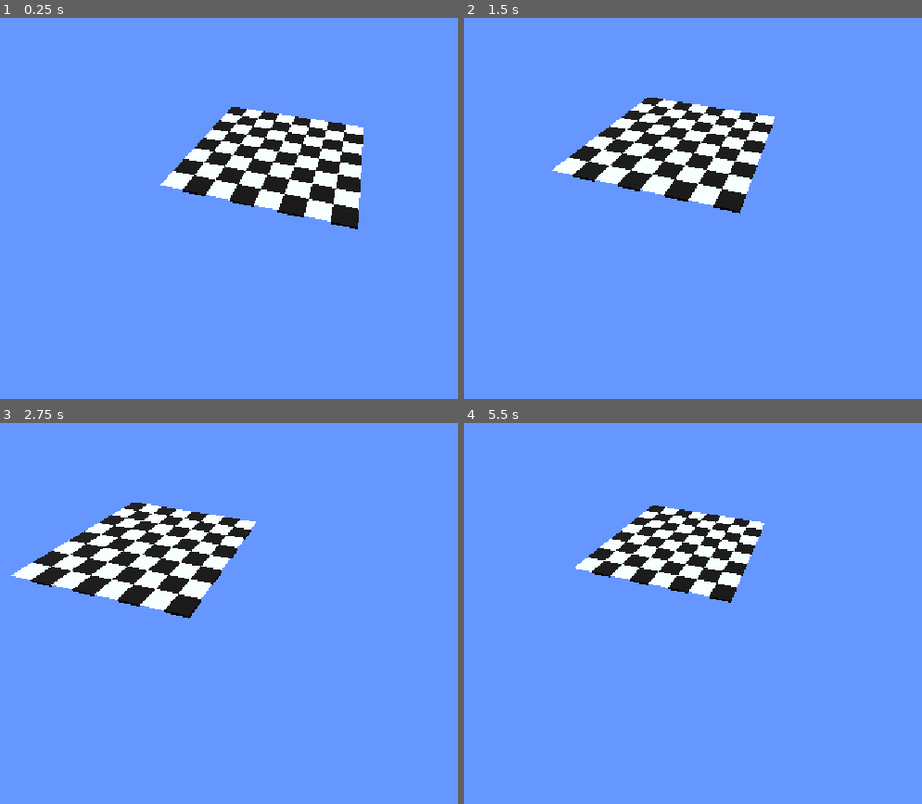
Above: before the commit, frames 1-4 (two rows, left to right).
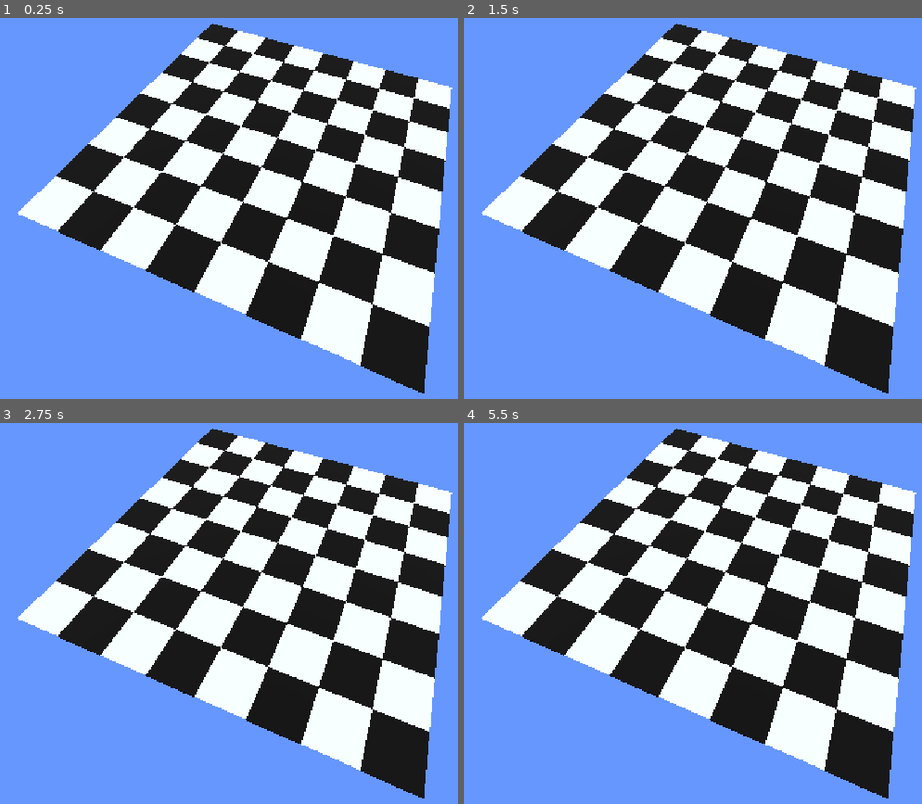
Above: after the commit, the same moments.

Repository: vbettaque/chess-dollar-sign
Game: Godot game, scene res://main.tscn
Same seed, same stepped clock (60 frames per second), same inputs: the game is played once before the commit and once after it. The project has no main scene, so this scene is started directly.
Inputs (mouse positions are in pixels of both pictures, inside the frame that each line leads up to):
- Up to frame 1 (0.25 s): no input
- Up to frame 2 (1.5 s): tap Enter at 0.5 s; move the mouse to (903, 178) at 0.52 s; hold D 0.53-1.25 s; tap Q at 0.6 s; click (903, 178) at 0.67 s; drag from (592, 219) to (702, 284) at 1.27 s
- Up to frame 3 (2.75 s): tap Space at 2 s; move the mouse to (352, 514) at 2.02 s; hold D from 2.03 s (still down); tap Shift at 2.1 s
- Up to frame 4 (5.5 s): release D at 2.75 s; drag from (702, 689) to (518, 541) at 2.77 s; tap Enter at 3.5 s; move the mouse to (outside the picture) at 3.52 s; hold A 3.53-4.25 s; tap Q at 3.6 s; drag from (518, 541) to (628, 499) at 4.27 s; tap Space at 5 s; move the mouse to (775, 605) at 5.02 s; hold S from 5.03 s (still down); tap Shift at 5.1 s; click (775, 605) at 5.17 s

The runs differ from the first frame. In frame 1, 49% of the frame differs, in the area x 3-99%, y 1-99%; in frame 2, 49%; in frame 3, 51%, in the area x 2-99%, y 1-99%; in frame 4, 51%.

Commit message:
Updated chess tiles

Diff:
--- a/chess_board.gd
+++ b/chess_board.gd
@@ -20,10 +20,8 @@
 			add_child(tile)
 
 			if (i + j) % 2 == 0:
-				print(i, " ", j, ": white")
 				tile.type = ChessTile.TileType.WHITE
 			else:
-				print(i, " ", j, ": black")
 				tile.type = ChessTile.TileType.BLACK
 
 			tile.position = Vector3(x, 0, z)
--- a/main.tscn
+++ b/main.tscn
@@ -1,7 +1,6 @@
 [gd_scene format=3 uid="uid://b3pc6rejvbg2r"]
 
 [ext_resource type="Script" uid="uid://bum2vkdwwojkg" path="res://chess_board.gd" id="1_ig7tw"]
-[ext_resource type="Script" uid="uid://ddql2mpx5y65x" path="res://free_look_camera.gd" id="2_0xm2m"]
 
 [sub_resource type="ProceduralSkyMaterial" id="ProceduralSkyMaterial_7dm0k"]
 sky_top_color = Color(0.38431373, 0.45490196, 0.9137255, 1)
@@ -22,8 +21,7 @@
 [node name="CameraRig" type="Node3D" parent="." unique_id=1700801412]
 
 [node name="Camera3D" type="Camera3D" parent="CameraRig" unique_id=1464278010]
-transform = Transform3D(0.96636605, -0.20279145, 0.15815274, 0.043101143, 0.7339877, 0.67779374, -0.25353295, -0.6481803, 0.7180413, 2.4839797, 7.373123, 11.195513)
-script = ExtResource("2_0xm2m")
+transform = Transform3D(0.9281864, -0.33840477, 0.15476495, 0.0431011, 0.510876, 0.8585732, -0.36961097, -0.79024535, 0.48877382, 1.5354751, 5.0649104, 4.525994)
 
 [node name="WorldEnvironment" type="WorldEnvironment" parent="." unique_id=695648045]
 environment = SubResource("Environment_7dm0k")
--- a/tiles/chess_tile.gd
+++ b/tiles/chess_tile.gd
@@ -3,7 +3,10 @@
 
 enum TileType { WHITE, BLACK }
 
-@onready var mesh: CSGBox3D = $Mesh
+@onready var mesh_instance: MeshInstance3D = $MeshInstance3D
+@onready var area: Area3D = $Area3D
+@onready var collision_shape: CollisionShape3D = $Area3D/CollisionShape3D
+
 
 @export var size: Vector3 = Vector3(1, 0.1, 1):
 	set(new_size):
@@ -16,18 +19,24 @@
 		_update_tile()
 
 
+@export var tile_materials: Dictionary[TileType, Material] = {}:
+	set(new_materials):
+		tile_materials = new_materials
+		_update_tile()
+
 func _update_tile():
 	if not is_node_ready():
 		await ready
-	mesh.size = size
+	mesh_instance.mesh.size = size
+	collision_shape.shape.size = size
 
 	match type:
 		TileType.BLACK:
-			print("setting black")
-			(mesh.material as StandardMaterial3D).albedo_color = Color.BLACK
+			mesh_instance.set_surface_override_material(0, tile_materials.get(TileType.BLACK))
 		TileType.WHITE:
-			print("setting white")
-			(mesh.material as StandardMaterial3D).albedo_color = Color.WHITE
+			mesh_instance.set_surface_override_material(0, tile_materials.get(TileType.WHITE))
+
+
 
 # Called when the node enters the scene tree for the first time.
 func _ready() -> void:
--- a/tiles/chess_tile.tscn
+++ b/tiles/chess_tile.tscn
@@ -2,12 +2,28 @@
 
 [ext_resource type="Script" uid="uid://c4xdh150b0pem" path="res://tiles/chess_tile.gd" id="1_qsmgl"]
 
-[sub_resource type="StandardMaterial3D" id="StandardMaterial3D_4fkfa"]
-resource_local_to_scene = true
+[sub_resource type="StandardMaterial3D" id="StandardMaterial3D_qsmgl"]
+
+[sub_resource type="StandardMaterial3D" id="StandardMaterial3D_el6w8"]
+albedo_color = Color(0, 0, 0, 1)
+
+[sub_resource type="BoxMesh" id="BoxMesh_qsmgl"]
+size = Vector3(1, 0.1, 1)
+
+[sub_resource type="BoxShape3D" id="BoxShape3D_qsmgl"]
+size = Vector3(1, 0.1, 1)
 
 [node name="ChessTile" type="Node3D" unique_id=522035209]
 script = ExtResource("1_qsmgl")
+tile_materials = Dictionary[int, Material]({
+0: SubResource("StandardMaterial3D_qsmgl"),
+1: SubResource("StandardMaterial3D_el6w8")
+})
 
-[node name="Mesh" type="CSGBox3D" parent="." unique_id=266192610]
-size = Vector3(1, 0.1, 1)
-material = SubResource("StandardMaterial3D_4fkfa")
+[node name="MeshInstance3D" type="MeshInstance3D" parent="." unique_id=1959897382]
+mesh = SubResource("BoxMesh_qsmgl")
+
+[node name="Area3D" type="Area3D" parent="." unique_id=1787914896]
+
+[node name="CollisionShape3D" type="CollisionShape3D" parent="Area3D" unique_id=2095843229]
+shape = SubResource("BoxShape3D_qsmgl")
